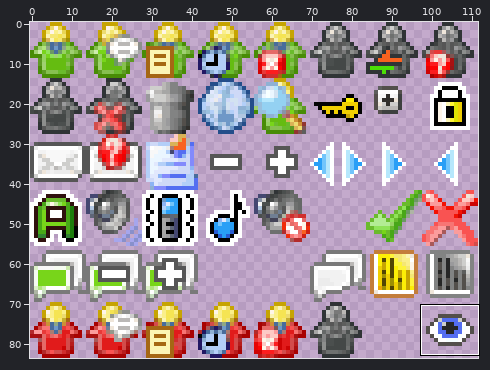
File history of a sprite sheet, resources/adsky/images/skin.png. The picture above shows the old version from afar; the outline marks the close-up.
Close-up. Before the edit:
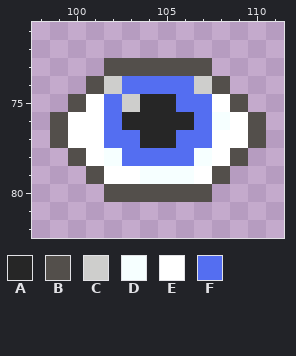
The file is 112x84 pixels. Colours within 5 levels of each other are drawn and written as one. Shown: x 98..111, y 71..82. The commit also changed other parts of the picture, which this record leaves out.
Palette (. is transparent): A #262626  B #534f4b  C #cececc  D #f6ffff  E #ffffff  F #546ef1
Pixels before, first column x 99:
73 ...BBBBBB...
74 ..BCFFFFCB..
75 .BEFCAAFFEB.
76 BEEFAAAAFDEB
77 BEEFFAAFFEEB
78 .BEDFFFFDEB.
79 ..BEEDDDEB..
80 ...BBBBBB...
The same view after the edit:
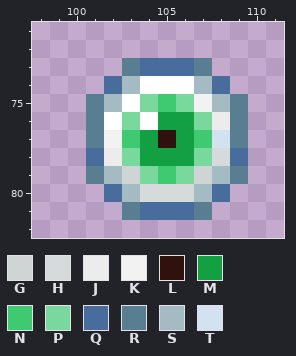
Colours new in this view: G #cfd5d5  H #d7dadb  J #ececec  K #f2f2f2  L #30110e  M #12a043  N #3fca71  P #79d99c  Q #486c9c  R #597e91  S #a4bbc4  T #d3e2f1
Change:
Colour A becomes colour E in row 76 at x 104.
Colour C becomes colour E in row 75 at x 103.
Colour F becomes colour E in row 74 at x 104 to 106; in row 76 at x 102.
Colour E becomes colour G in row 79 at x 103 and 107.
Colour B becomes colour H in row 80 at x 104 to 106.
Colour E becomes colour H in row 78 at x 108.
Colour D becomes colour J in row 76 at x 108; in row 78 at x 102.
Colour F becomes colour K in row 75 at x 107; in row 77 at x 102.
Colour A becomes colour L in row 77 at x 105.
Colour A becomes colour M in row 76 at x 105 to 106; in row 77 at x 104.
Colour F becomes colour M in row 77 at x 106; in row 78 at x 104 to 106.
Colour A becomes colour N in row 75 at x 105.
Colour D becomes colour N in row 79 at x 105.
Colour F becomes colour N in row 77 at x 103 and 107.
Colour A becomes colour P in row 75 at x 104; in row 76 at x 103.
Colour D becomes colour P in row 78 at x 107; in row 79 at x 104 and 106.
Colour F becomes colour P in row 75 at x 106; in row 76 at x 107; in row 78 at x 103.
The author put colour Q in row 80 at x 108; in row 81 at x 104 to 106.
Colour B becomes colour Q in row 73 at x 104 to 106; in row 74 at x 108; in row 78 at x 109; in row 80 at x 102.
Colour C becomes colour Q in row 74 at x 102.
Colour E becomes colour Q in row 78 at x 101.
The author put colour R in row 79 at x 109; in row 81 at x 103 and 107.
Colour B becomes colour R in row 73 at x 103 and 107; in row 75 at x 109; in row 79 at x 101.
Colour E becomes colour R in row 75 at x 101; in rows 76 to 77 at x 101 and 109.
Colour B becomes colour S in row 79 at x 108; in row 80 at x 103 and 107.
Colour C becomes colour S in row 74 at x 107.
Colour E becomes colour S in row 75 at x 108; in row 79 at x 102.
Colour F becomes colour S in row 74 at x 103; in row 75 at x 102.
Colour E becomes colour T in row 77 at x 108.
The author cleared colour B in row 73 at x 102; in row 74 at x 101; in row 75 at x 100; in rows 76 to 77 at x 99 and 110; in row 78 at x 100.
The author cleared colour E in rows 76 to 77 at x 100.
Where, in picture pixels (left, top, right, bottom), the same in both close-ups:
changed: (50, 58, 266, 220)
